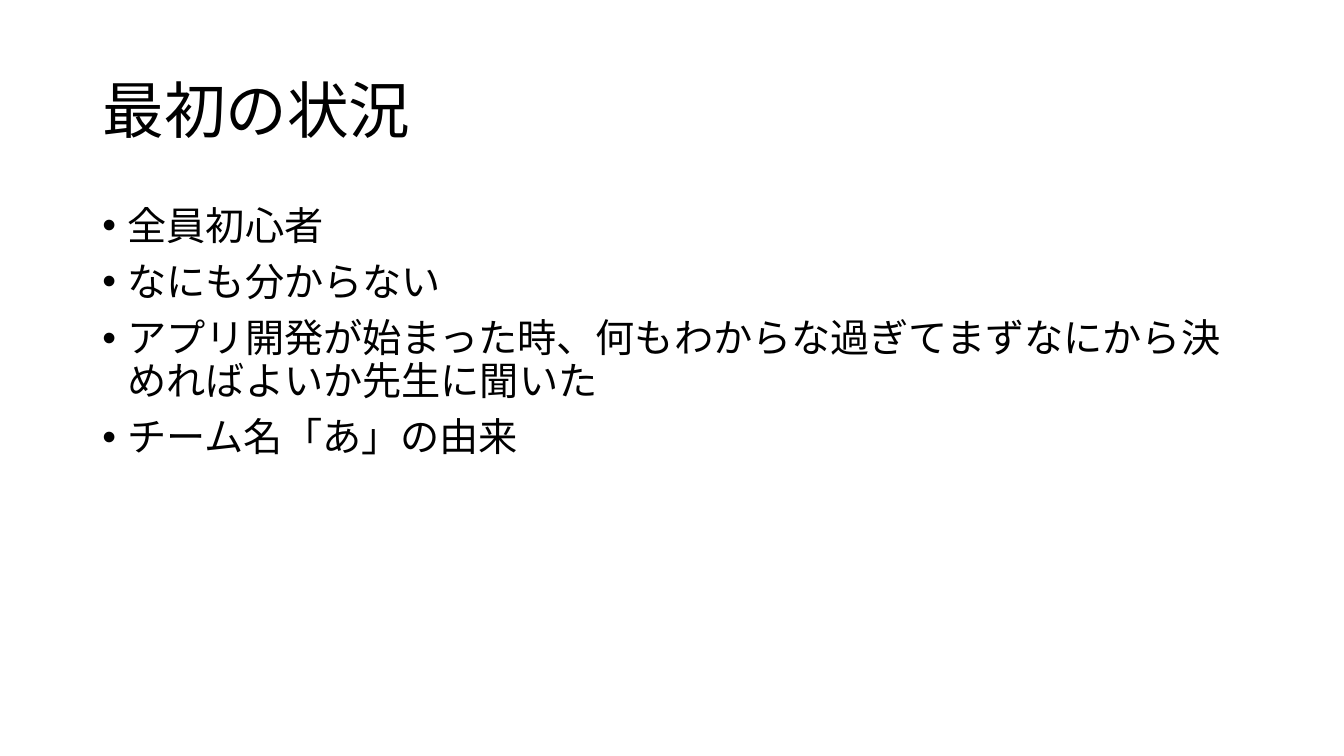
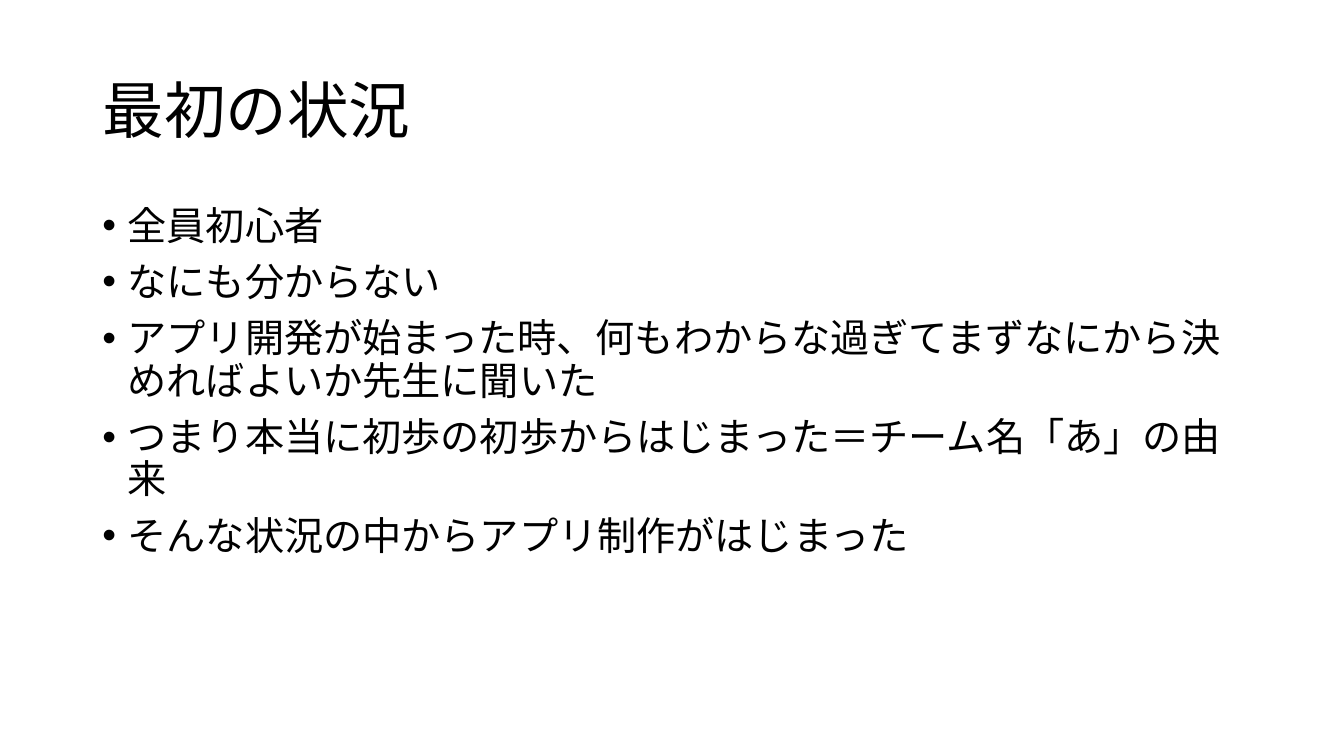
Before and after one commit to plusdojo2024/A4, a slide deck: slide 3 of doc/発表資料/発表資料.pptx. Drawn at 1344x756 pixels with LibreOffice and Linux fonts; fonts in the diff are those of the drawing. Boxes give left, top, right and bottom in pixels: in the first picture for what was removed or moved away, otherwise in the second. Text is boxed around its words. In the diff, an @@ line names an element or a change of style, - is before the commit and + after.

```diff
--- a/doc/発表資料/発表資料.pptx
+++ b/doc/発表資料/発表資料.pptx
@@ text at (128, 417, 1221, 553): text changed @@
-• チーム名「あ」の由来
+• つまり本当に初歩の初歩からはじまった＝チーム名「あ」の由来
+• そんな状況の中からアプリ制作がはじまった
```
Also in this commit, not shown: 5 other slides changed, 1 slide added, 2 other files.
